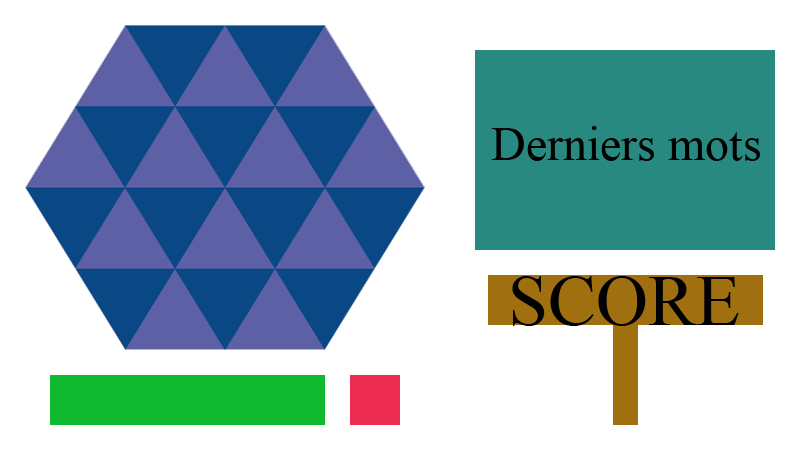
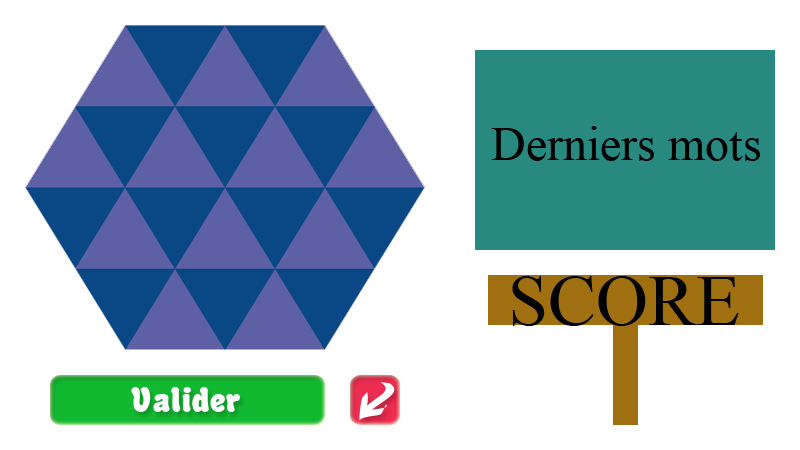
Two versions of the same layered image (w=800, h=450). Layer-by-layer changes:
added group "Bouton Valider" with 2 layers above "Bouton Retour" over 50, 375, 325, 425
added layer "Valider" in group "Bouton Valider" over 131, 387, 240, 412
added layer "Forme 1" in group "Bouton Valider" over 50, 375, 325, 425
added group "Bouton Retour" with 2 layers above "Grille" over 350, 375, 400, 425
added layer "Forme 3" in group "Bouton Retour" over 359, 382, 395, 421
added layer "Forme 2" in group "Bouton Retour" over 350, 375, 400, 425
hid "Accepter" over 50, 375, 400, 425
